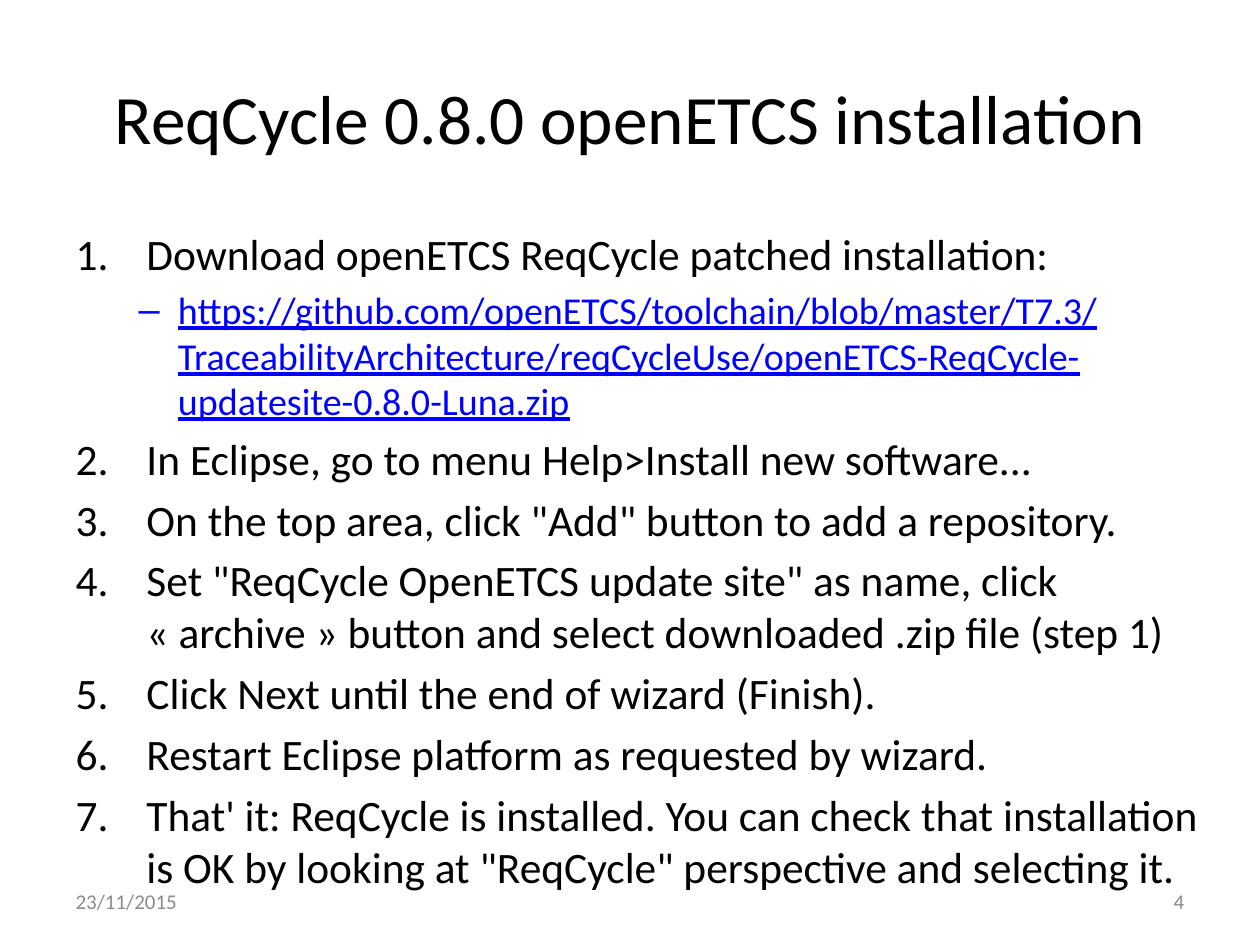
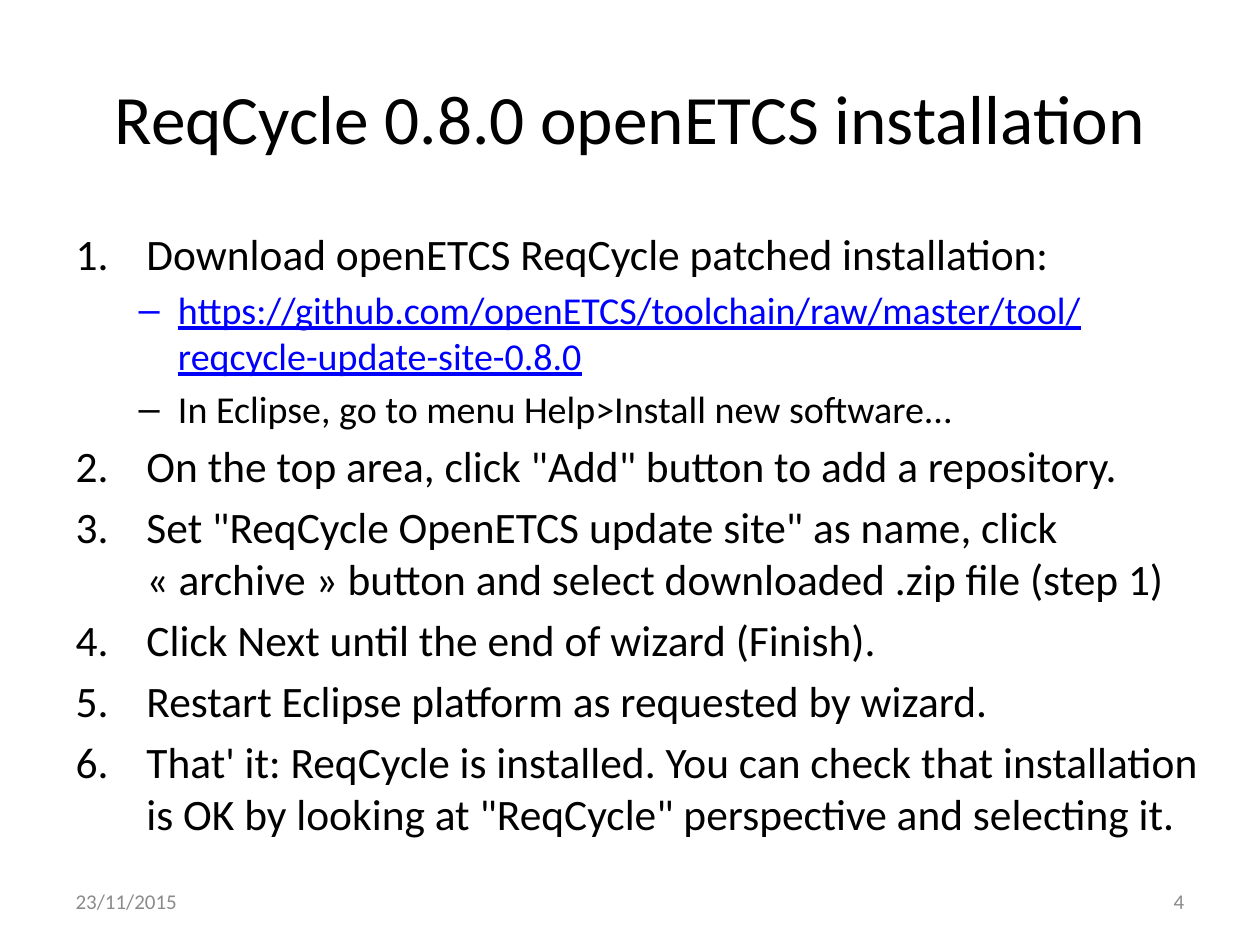
Before and after one commit to openETCS/toolchain, a slide deck: slide 4 of T7.3/TraceabilityArchitecture/reqCycleUse/ReqCyclePossibleUseForArchitectureVerification-V2.pptx. Drawn at 1260x945 pixels with LibreOffice and Linux fonts; fonts in the diff are those of the drawing. Boxes give left, top, right and bottom in pixels: in the first picture for what was removed or moved away, otherwise in the second. Text is boxed around its words. In the diff, an @@ line names an element or a change of style, - is before the commit and + after.

Commit message:
moved update site from repository to tool chain

```diff
--- a/T7.3/TraceabilityArchitecture/reqCycleUse/ReqCyclePossibleUseForArchitectureVerification-V2.pptx
+++ b/T7.3/TraceabilityArchitecture/reqCycleUse/ReqCyclePossibleUseForArchitectureVerification-V2.pptx
@@ text at <box>178,297,1080,376</box>: text changed @@
-  – https://github.com/openETCS/toolchain/blob/master/T7.3/TraceabilityArchitecture/reqCycleUse/openETCS-ReqCycle-updatesite-0.8.0-Luna.zip
+  – https://github.com/openETCS/toolchain/raw/master/tool/reqcycle-update-site-0.8.0
@@ text at <box>178,396,953,430</box>: size 24.8 to 21.7 pt in "In Eclipse, go to menu Help>Install new ..."; bullet 1. to –; list level 1 to 2 in "In Eclipse, go to menu ..." @@
```
Also in this commit, not shown: 1 other slide changed, 1 other file.
